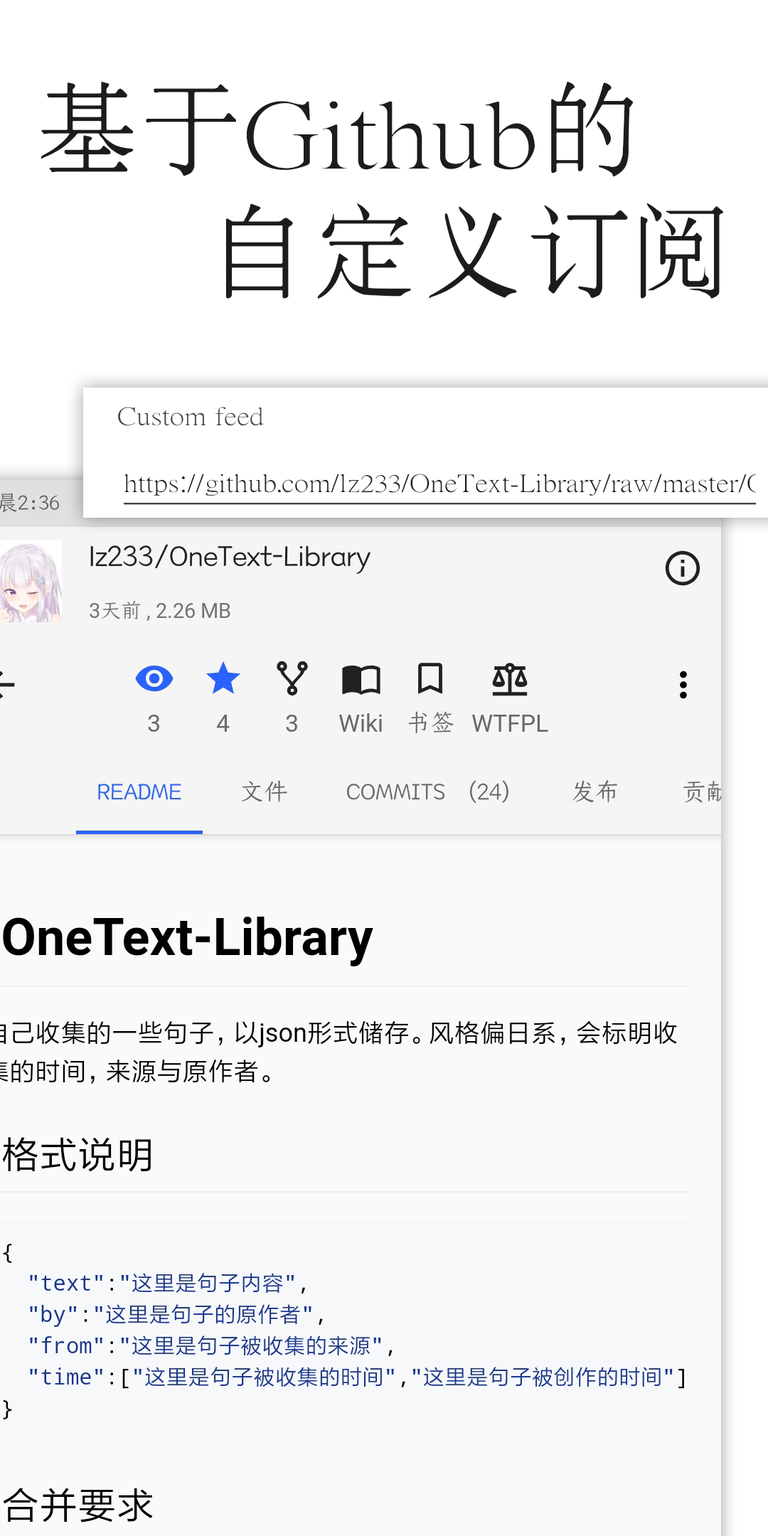
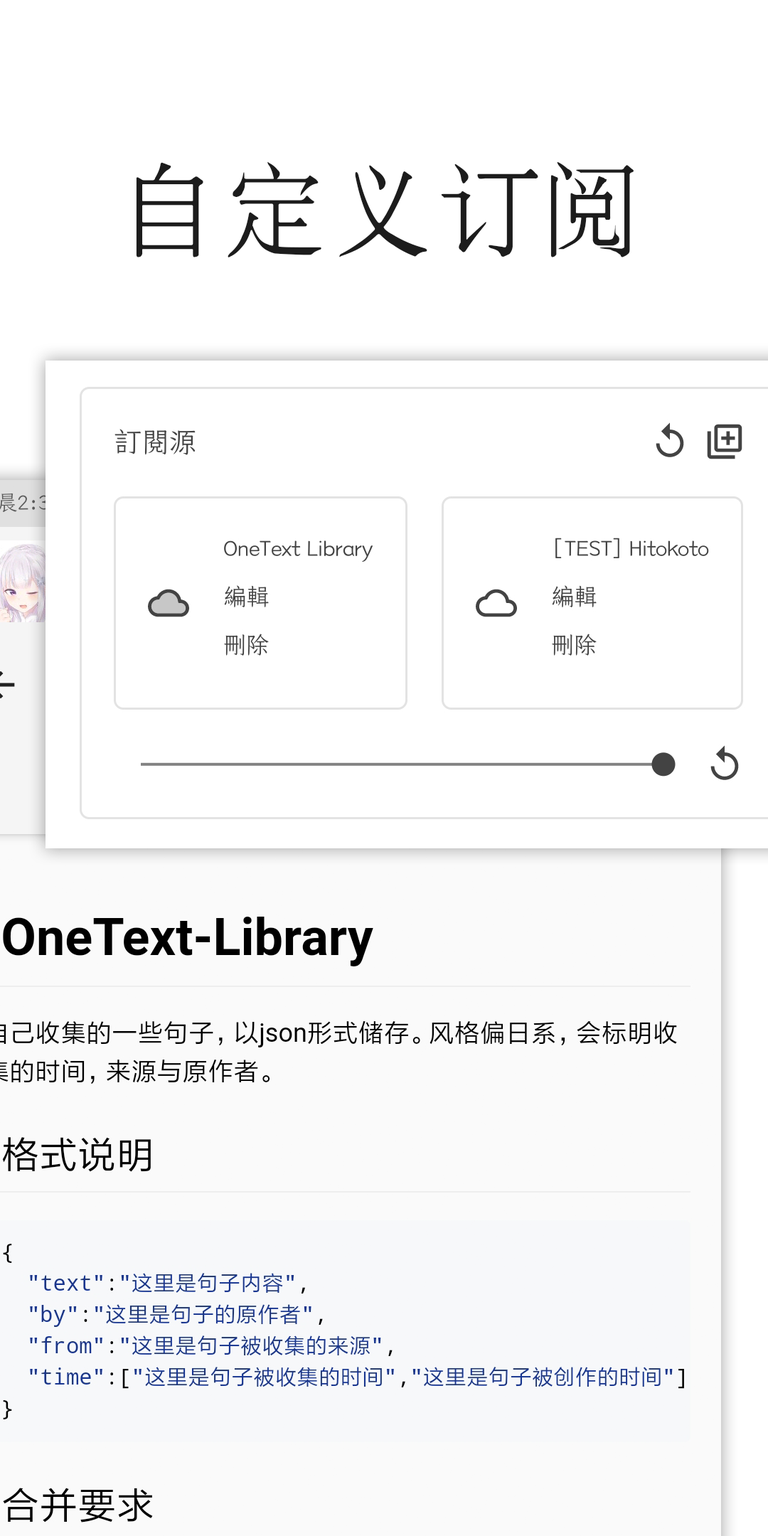
Layered file, before and after one edit (w=768, h=1536). Changes by layer:
painted on "自定义订阅" over [135, 161, 724, 299]
removed layer "基于Github的" over [40, 81, 634, 178]
renamed "Screenshot_2019-08-10-21-20-15-679_com.lz233.onet" to "图层 1", painted on it over [45, 372, 768, 849]
